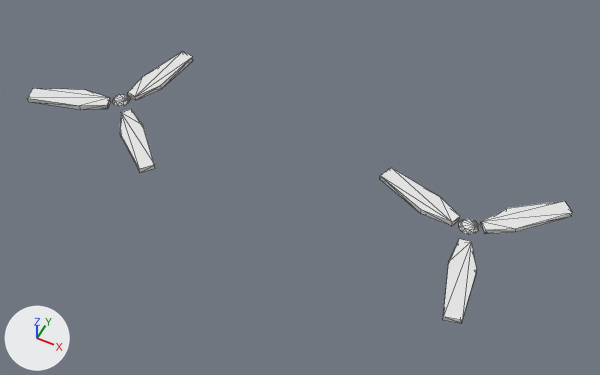
A saved change to the OBJ model Assets/_Project/Art/Aircraft/Dominion/ED01_Warden/ED01_Body_Steel.obj.
Camera for both pictures: a 50 mm lens placed at (7.02, -11.92, 15.79), pointed at (0.6, 0.92, -0.26). The lights are fixed; the arrows at lower left show +X, +Y and +Z. The picture after the commit comes second. Mesh edges are drawn as thin lines. Where no turn or scale is listed for an object, it has been applied to the vertices.

The first picture shows 'ED01_Body_Steel'.
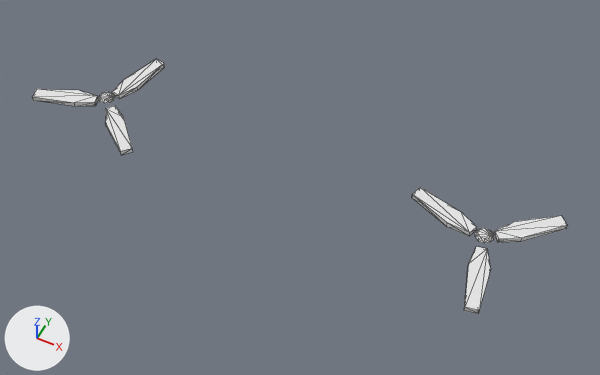
What differs and where, as boxes [x1, y1, x2, y2] in the pictures (600 x 375 px; the box of a moved part takes in the faces that stretch with it):
'ED01_Body_Steel', reshaped (7% shorter): before [27, 51, 573, 324]; after [32, 59, 567, 314]
part 1 of me_ed01_body_steel, moved or reshaped: before [113, 94, 131, 106]; after [98, 92, 115, 103]
part 2 of me_ed01_body_steel, moved or reshaped: before [459, 219, 479, 235]; after [475, 228, 494, 243]
part 3 of me_ed01_body_steel, moved or reshaped: before [27, 51, 193, 172]; after [32, 59, 165, 155]
part 4 of me_ed01_body_steel, moved or reshaped: before [380, 167, 573, 324]; after [412, 187, 567, 314]

What the commit changed:
me_ed01_body_steel is used by ob_ed01_body_steel; location (0.0, 0.0, 0.0).
me_ed01_body_steel had 112 vertices, 192 faces and spanned x -7.56..7.12, y -1.48..3.78, z 0.1..0.39.
me_ed01_body_steel now has 112 vertices, 192 faces and spans x -7.45..7.1, y -1.04..3.14, z 0.1..0.39.
me_ed01_body_steel part 1: the loose piece of 20 vertices spanning x -5.25..-4.75, y 0.91..1.39, z 0.31..0.39 is scaled about its middle by (0.909, 0.909, 1), then moved by (-0.42, -0.1, 0.0).
me_ed01_body_steel part 2: the loose piece of 20 vertices spanning x 4.75..5.25, y 0.91..1.39, z 0.31..0.39 is scaled about its middle by (0.909, 0.909, 1), then moved by (0.42, -0.1, 0.0).
me_ed01_body_steel part 3: 36 of 112 vertices moved; they spanned x -7.56..-2.88, y -0.75..3.78, z 0.1..0.24 and now span x -7.45..-3.74, y -0.44..3.14, z 0.1..0.24; mean shift (-0.42, -0.1, 0.0); largest move (-2.88, -0.45, 0.1) -> (-3.74, -0.21, 0.1).
me_ed01_body_steel part 4: 36 of 112 vertices moved; they spanned x 2.44..7.12, y -1.48..3.05, z 0.1..0.24 and now span x 3.39..7.1, y -1.04..2.54, z 0.1..0.24; mean shift (0.42, -0.1, 0.0); largest move (2.56, 2.19, 0.1) -> (3.49, 1.88, 0.1).
